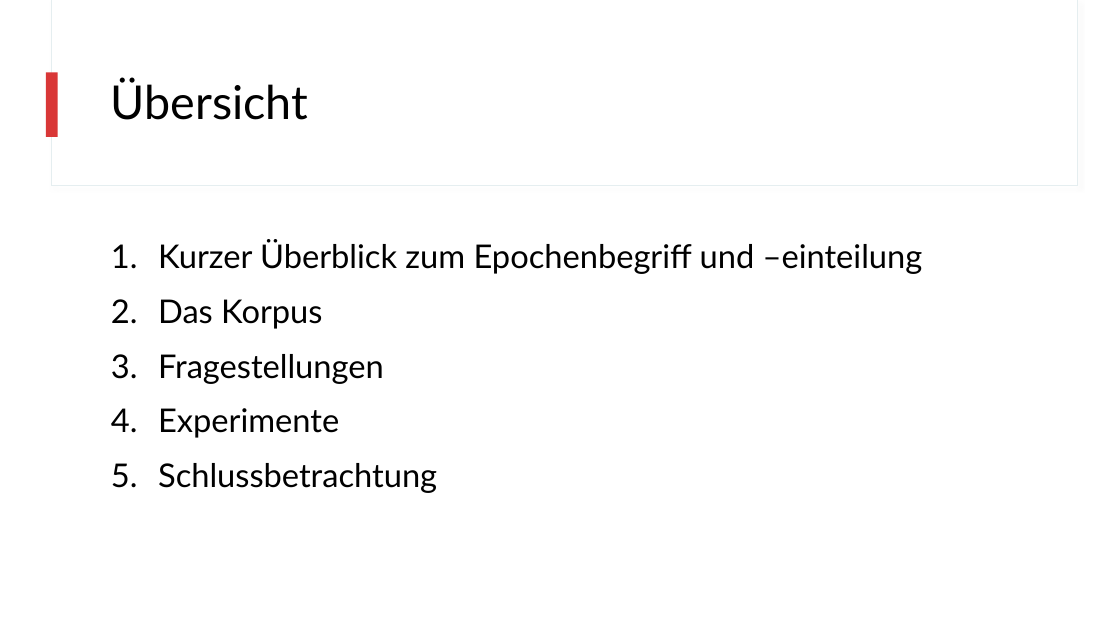
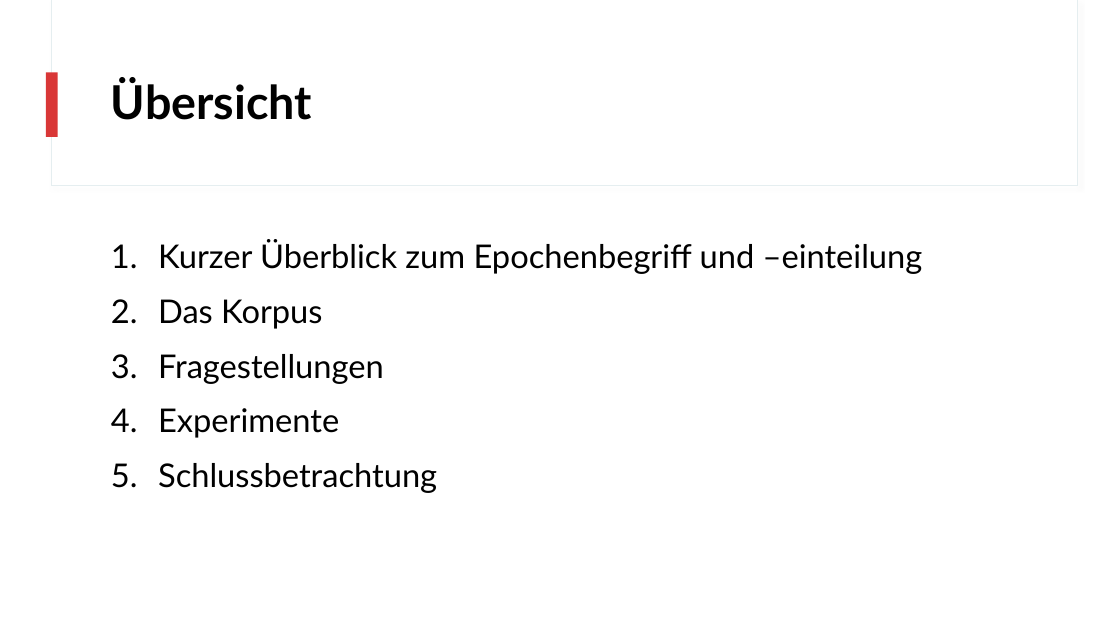
Before and after one commit to realjanpaulus/clusterpoems, a slide deck: slide 2 of presentation/clustering_presentation.pptx. Drawn at 1120x630 pixels with LibreOffice and Linux fonts; fonts in the diff are those of the drawing. Boxes give left, top, right and bottom in pixels: in the first picture for what was removed or moved away, otherwise in the second. Text is boxed around its words. In the diff, an @@ line names an element or a change of style, - is before the commit and + after.

```diff
--- a/presentation/clustering_presentation.pptx
+++ b/presentation/clustering_presentation.pptx
@@ title "Übersicht" at (111, 79, 312, 120): bold on @@
```
Also in this commit, not shown: 1 other slide changed, 1 slide added, 1 other file.
